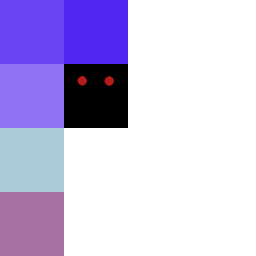
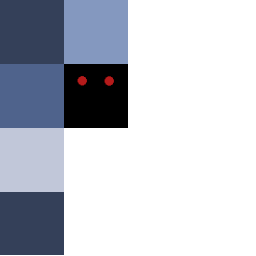
Comparing the layer stacks of the two 256×256 images. Changes:
removed layer "Calque" over [0, 192, 64, 256]
painted on "Arrière-plan" over [0, 0, 128, 255]
